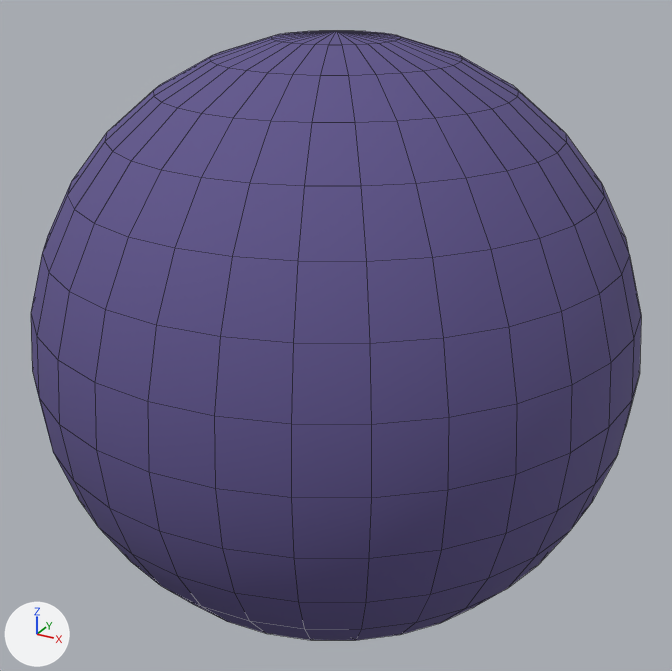
Before and after pictures for a commit that changed the FBX model ZekeGame/ZekeGame/Assets/modelData/Space.FBX.
One viewpoint serves both versions: a 50 mm lens placed at (482.0, -873.0, 443.0), pointed at (-6.0, 13.0, 0.0). The lights are fixed; the arrows at lower left show +X, +Y and +Z. Mesh edges are drawn as thin lines. Where no turn or scale is listed for an object, it has been applied to the vertices.
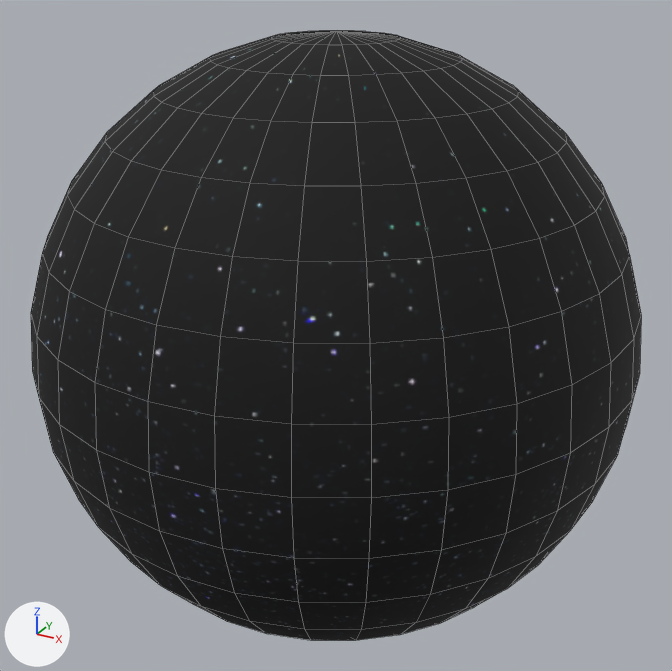
The change, as a diff of the scene's bpy script:
```diff
--- a/ZekeGame/ZekeGame/Assets/modelData/Space.FBX.py
+++ b/ZekeGame/ZekeGame/Assets/modelData/Space.FBX.py
@@ img_texture__space_by_mjag_jpg @@
+img_texture__space_by_mjag_jpg = load_image('texture__space_by_mjag.jpg', 'texture__space_by_mjag.jpg', 900, 598, 'sRGB')
@@ mat_01___default @@
+mat_01___default = principled_material('01 - Default')
+mat_01___default.texture = img_texture__space_by_mjag_jpg
+mat_01___default.roughness = 0.859
@@ me_mesh @@
 me_mesh.from_pydata(...)  # 482 vertices, 512 faces; spans x -344.0..344.0, y -344.0..344.0, z -344.0..344.0
-me_mesh.materials.append(mat_02___default)  # picture img_users_taiki_w_git_mygame_zekegame_zekegame_assets_modeldata_sky_png_dds
+me_mesh.materials.append(mat_01___default)  # picture img_texture__space_by_mjag_jpg
```

Boxes (x1, y1, x2, y2) around the edits, measured in the pictures (672 x 671 px):
'Sphere001', recoloured (blue to black)
    both: (31, 31, 641, 640)
